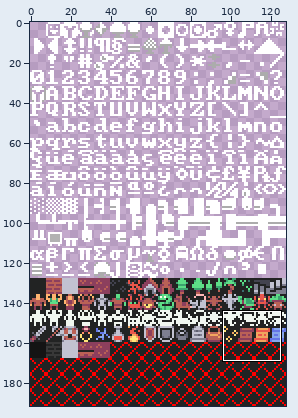
One commit to this sprite sheet: res/tiles.png. Above: a wide view before the commit, with the close-up outlined.
Close-up. Earlier state:
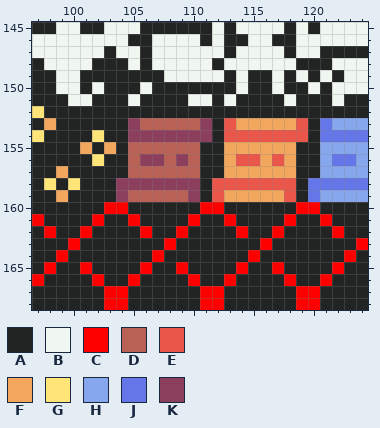
The file is 128x192 pixels. Colours within 5 levels of each other are drawn and written as one. Shown: x 97..124, y 145..168.
Palette (. is transparent): A #222323  B #f0f6f0  C #ff0000  D #ba6156  E #eb564b  F #f2a65e  G #ffe478  H #86a7ed  J #6476e8  K #8c3f5d
Pixels before, first column x 97:
145 AABBAABBBAAAAAABABBBBABABBBB
146 BBBBBBBBAABBBBABAABBAABBBBBB
147 BBBBBBABBABBBBBBABBBBABBAAAA
148 ABBBBAAABABBBBBABBBBBBAAABBB
149 AABBAAAAAAABBBBBABAABABABABB
150 AABBABAAABAAAAAAABAABAABABBB
151 AAABBAAABAAAABBABAAAABAAABAA
152 GAAAAAAAAAAAAAAAAAAAAAAAAAAA
153 AFAAAAAAKDDDDDKAEFFFFFEAJHHH
154 GAAAAGAAKKKKKKKAEEEEEEEAJJJJ
155 AAAAFAFADDDDDDAAFFFFFFAAHHHH
156 AAAAAGAADKKDKDAAFEEFEFAAHJJH
157 AAFAAAAADDDDDDAAFFFFFFAAHHHH
158 AGAGAAAKKKKKKKAEEEEEEEAJJJJJ
159 AAFAAAAKDDDDDKAEFFFFFEAJHHHH
160 AAAAAACCAAAAAACCAAAAAACCAAAA
161 CAAAACAACAAAACAACAAAACAACAAA
162 ACAACAAAACAACAAAACAACAAAACAA
163 AAACAAAAAAACAAAAAAACAAAAAAAC
164 AACAAAAAAACAAAAAAACAAAAAAACA
165 ACAACAAAACAACAAAACAACAAAACAA
166 CAAAACAACAAAACAACAAAACAACAAA
167 AAAAAACCAAAAAACCAAAAAACCAAAA
168 AAAAAACCAAAAAACCAAAAAACCAAAA
And afterwards:
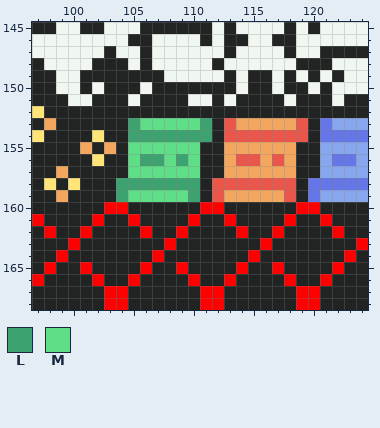
Colours new in this view: L #3ca370  M #5dde87
Message: change confusion scroll colors
From old to new:
{"y":153,"x":105,"old":"KDDDDDK","new":"LMMMMML"}
{"y":154,"x":105,"old":"KKKKKKK","new":"LLLLLLL"}
{"y":155,"x":105,"old":"DDDDDD","new":"MMMMMM"}
{"y":156,"x":105,"old":"DKKDKD","new":"MLLMLM"}
{"y":157,"x":105,"old":"DDDDDD","new":"MMMMMM"}
{"y":158,"x":104,"old":"KKKKKKK","new":"LLLLLLL"}
{"y":159,"x":104,"old":"KDDDDDK","new":"LMMMMML"}
{"label":"changed","picture_box":[116,118,212,202]}
